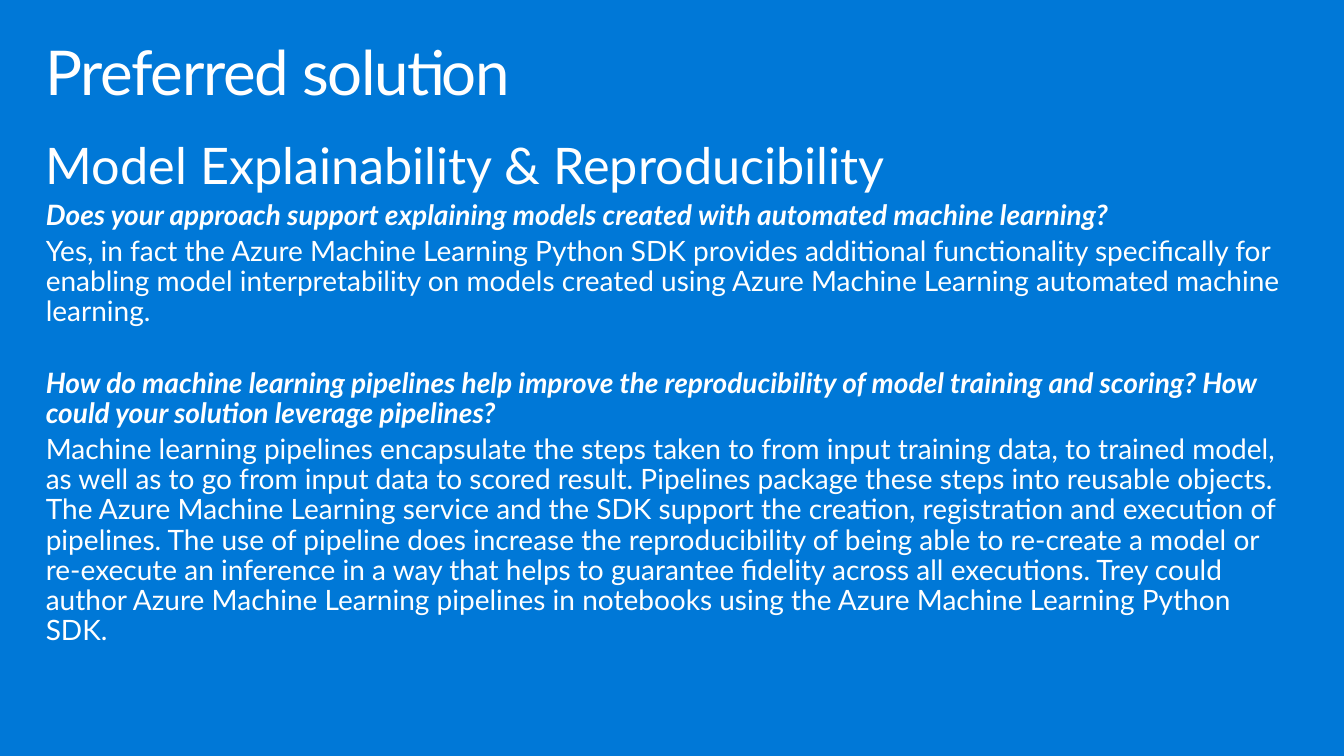
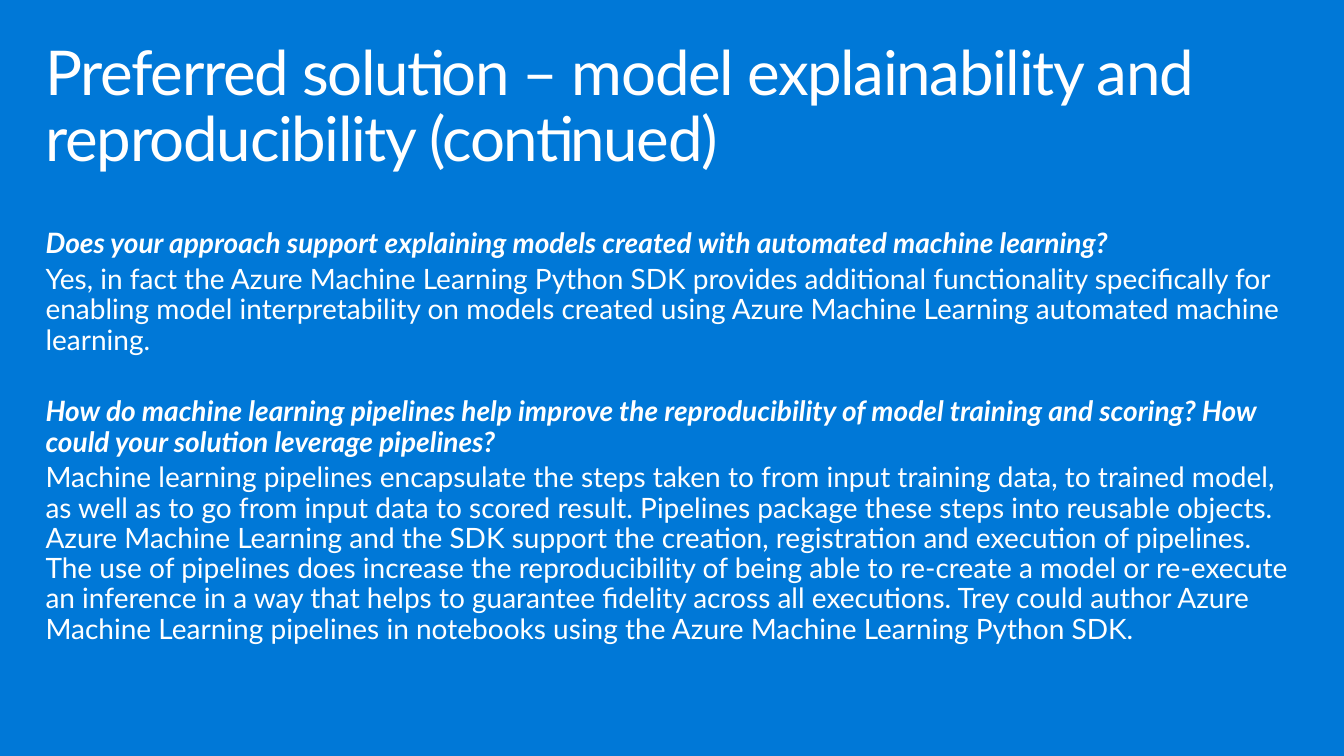
Before and after one commit to ocplatest/MCW-Machine-Learning, a slide deck: slide 25 of Whiteboard design session/WDS trainer presentation - Machine Learning.pptx. Drawn at 1344x756 pixels with LibreOffice and Linux fonts; fonts in the diff are those of the drawing. Boxes give left, top, right and bottom in pixels: in the first picture for what was removed or moved away, otherwise in the second. Text is boxed around its words. In the diff, an @@ line names an element or a change of style, - is before the commit and + after.

```diff
--- a/Whiteboard design session/WDS trainer presentation - Machine Learning.pptx
+++ b/Whiteboard design session/WDS trainer presentation - Machine Learning.pptx
@@ title at <box>46,49,1194,172</box>: text changed @@
-Preferred solution
+Preferred solution – model explainability and reproducibility (continued)
@@ text at <box>46,147,884,193</box>: paragraph removed @@
-Model Explainability & Reproducibility
@@ text "Does your approach support explaining ...": place and size @@
-text "Does your approach support explaining ..." at <box>46,147,1279,641</box>
+text "Does your approach support explaining ..." at <box>46,232,1287,644</box>
@@ text at <box>46,466,1287,644</box>: text changed @@
-Machine learning pipelines encapsulate the steps taken to from input training data, to trained model, as well as to go from input data to scored result. Pipelines package these steps into reusable objects. The Azure Machine Learning service and the SDK support the creation, registration and execution of pipelines. The use of pipeline does increase the reproducibility of being able to re-create a model or re-execute an inference in a way that helps to guarantee fidelity across all executions. Trey could author Azure Machine Learning pipelines in notebooks using the Azure Machine Learning Python SDK.
+Machine learning pipelines encapsulate the steps taken to from input training data, to trained model, as well as to go from input data to scored result. Pipelines package these steps into reusable objects. Azure Machine Learning and the SDK support the creation, registration and execution of pipelines. The use of pipelines does increase the reproducibility of being able to re-create a model or re-execute an inference in a way that helps to guarantee fidelity across all executions. Trey could author Azure Machine Learning pipelines in notebooks using the Azure Machine Learning Python SDK.
```
Also in this commit, not shown: 20 other slides changed, 3 other files.
